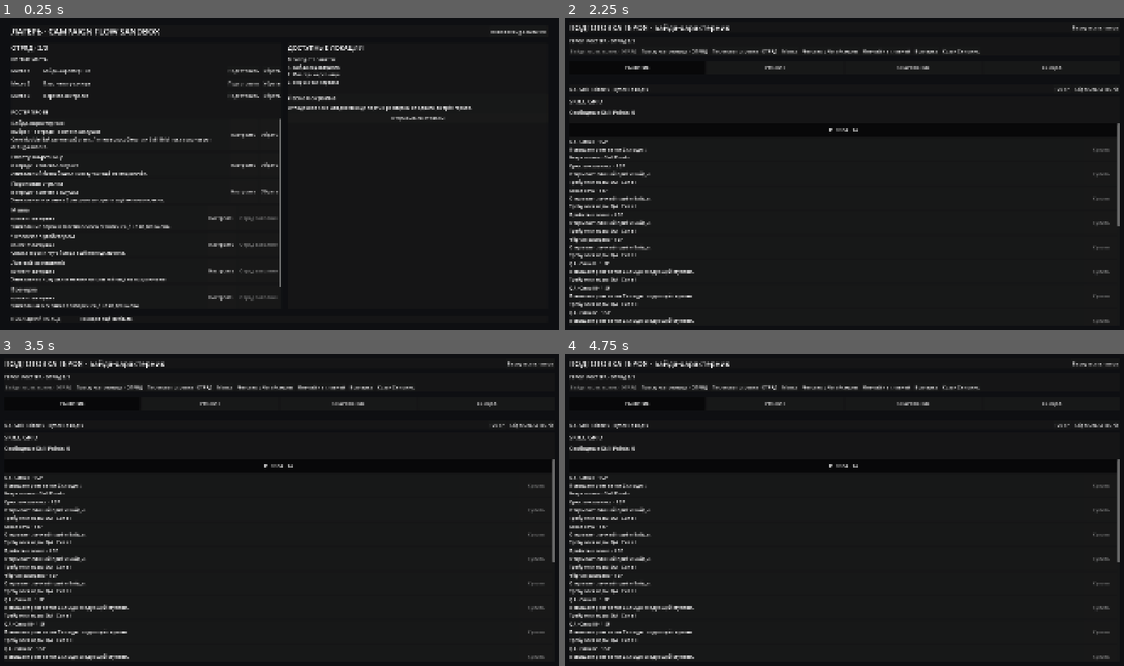
Above: before the commit, frames 1-4 (two rows, left to right).
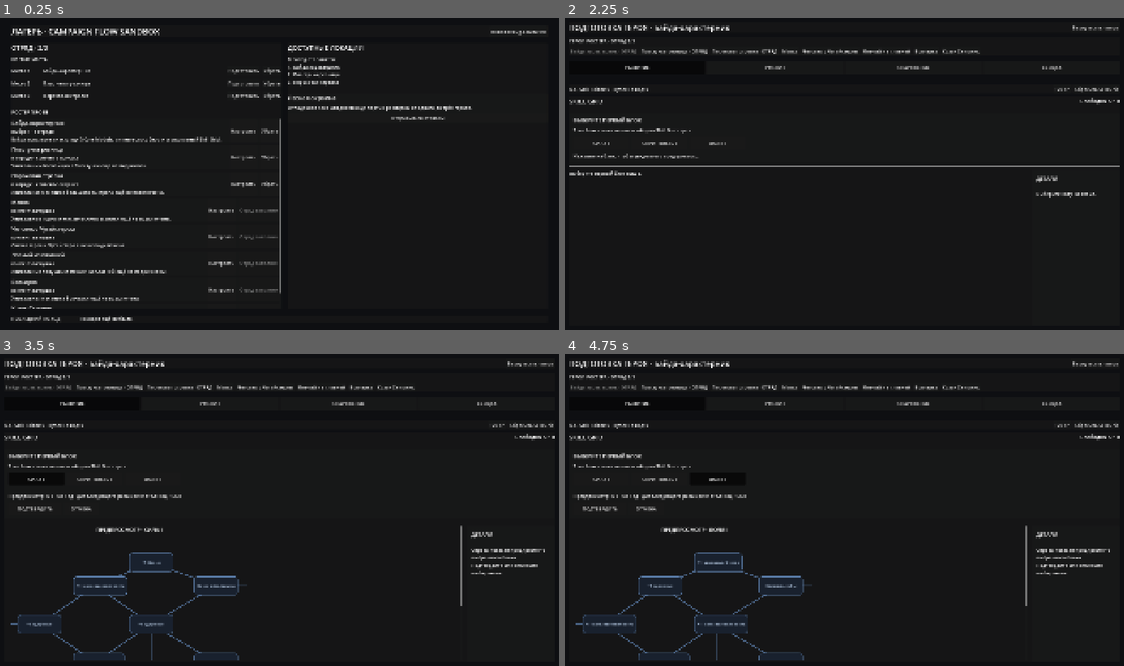
Above: after the commit, the same moments.

Repository: DanilNikolin/kleynod-steppe-frontier
Game: Godot game, scene res://scenes/campaign/campaign_sandbox.tscn
The game is run twice, just before and just after one commit, with the same random seed, the same clock (stepped at 60 frames per second) and the same inputs.
Inputs (mouse positions are in pixels of both pictures, inside the frame that each line leads up to):
- Up to frame 1 (0.25 s): no input
- Up to frame 2 (2.25 s): click "Новая debug-кампания" at 0.5 s; click "Новая debug-кампания" at 1.25 s; click "Подготовить" at 2 s
- Up to frame 3 (3.5 s): click (33, 478) at 2.75 s, where only the run after the commit has a clickable "СИЛА I"
- Up to frame 4 (4.75 s): click (660, 478) at 3.5 s, where only the run after the commit has a clickable "СПРИТНОСТЬ I"; click (715, 478) at 4.25 s, where only the run after the commit has a clickable "ВОЛЯ I"

The runs differ from the first frame. In frame 1, 5.2% of the frame differs, in the area x 1-51%, y 35-94%; in frame 2, 4.0%; in frame 3, 5.3%; in frame 4, 5.4%, in the area x 0-100%, y 25-99%.

Commit message:
feat(skill_grid): add modular block attachment flow

Diff:
--- a/content/campaign/debug/debug_campaign_definition.tres
+++ b/content/campaign/debug/debug_campaign_definition.tres
@@ -25,8 +25,8 @@
 script = ExtResource("2_hero_state")
 hero_definition = ExtResource("11_bayda")
 progression_state = ExtResource("19_bayda_progression")
-is_placeholder_content = true
-roster_note = "Core Module Байды уже работает. Личные способности и Skill Grid пока используют debug-контент."
+is_placeholder_content = false
+roster_note = "Байда использует настоящий Core Module, личные способности и модульный Skill Grid."
 
 [sub_resource type="Resource" id="HeroPlastunka"]
 script = ExtResource("2_hero_state")
--- a/content/heroes/bayda/bayda_hero.tres
+++ b/content/heroes/bayda/bayda_hero.tres
@@ -4,7 +4,7 @@
 [ext_resource type="Script" path="res://core/battle/abilities/ability_definition.gd" id="2_ability"]
 [ext_resource type="Resource" path="res://content/combatants/heroes/bayda/bayda_base_combatant.tres" id="3_combatant"]
 [ext_resource type="Resource" path="res://content/heroes/bayda/bayda_core_module.tres" id="4_core"]
-[ext_resource type="Resource" path="res://content/skill_grids/heroes/bayda/bayda_skill_grid_debug.tres" id="5_grid"]
+[ext_resource type="Resource" path="res://content/skill_grids/heroes/bayda/bayda_skill_grid.tres" id="5_grid"]
 [ext_resource type="Resource" path="res://content/abilities/heroes/bayda/bayda_blood_payment.tres" id="8_blood_payment"]
 [ext_resource type="Resource" path="res://content/abilities/heroes/bayda/bayda_gallows_hook.tres" id="9_gallows_hook"]
 [ext_resource type="Resource" path="res://content/abilities/heroes/bayda/bayda_grit_teeth.tres" id="10_grit_teeth"]
@@ -24,7 +24,7 @@
 script = ExtResource("1_hero")
 hero_id = &"hero_bayda"
 display_name = "Байда-характерник"
-description = "Первый настоящий герой. Core Module реализован, способности и Skill Grid пока используют временный debug-контент."
+description = "Первый настоящий герой. Core Module, личные способности и модульный Skill Grid подключены к campaign progression."
 base_combatant_definition = ExtResource("3_combatant")
 core_module = ExtResource("4_core")
 skill_grid = ExtResource("5_grid")
--- /dev/null
+++ b/core/heroes/skill_grid/skill_grid_block_attachment_result.gd
@@ -0,0 +1,8 @@
+class_name SkillGridBlockAttachmentResult
+extends RefCounted
+
+
+var is_successful: bool = false
+var failure_code: StringName = &""
+
+var block_id: StringName = &""
--- /dev/null
+++ b/core/heroes/skill_grid/skill_grid_block_attachment_service.gd
@@ -0,0 +1,347 @@
+class_name SkillGridBlockAttachmentService
+extends RefCounted
+
+
+const FAILURE_INVALID_GRID: StringName = (
+	&"invalid_skill_grid"
+)
+
+const FAILURE_INVALID_PROGRESSION: StringName = (
+	&"invalid_progression_state"
+)
+
+const FAILURE_INVALID_ATTACHMENT_HISTORY: StringName = (
+	&"invalid_attachment_history"
+)
+
+const FAILURE_EMPTY_BLOCK_ID: StringName = (
+	&"empty_block_id"
+)
+
+const FAILURE_UNKNOWN_BLOCK: StringName = (
+	&"unknown_block"
+)
+
+const FAILURE_ALREADY_ATTACHED: StringName = (
+	&"block_already_attached"
+)
+
+const FAILURE_PREVIOUS_BLOCK_NOT_READY: StringName = (
+	&"previous_block_not_ready"
+)
+
+const FAILURE_BLOCK_NOT_CANDIDATE: StringName = (
+	&"block_not_attachment_candidate"
+)
+
+
+var block_progress_service := (
+	SkillGridBlockProgressService.new()
+)
+
+
+func get_attachment_candidates(
+	grid: SkillGridDefinition,
+	progression: HeroProgressionState
+) -> Array[SkillGridBlockDefinition]:
+	var result: Array[SkillGridBlockDefinition] = []
+
+	if (
+		grid == null
+		or not grid.is_valid_definition()
+	):
+		return result
+
+	if (
+		progression == null
+		or not progression.is_valid_state()
+	):
+		return result
+
+	if not _has_valid_attachment_history(
+		grid,
+		progression
+	):
+		return result
+
+	if not progression.attached_skill_block_ids.is_empty():
+		var latest_block := get_latest_attached_block(
+			grid,
+			progression
+		)
+
+		if latest_block == null:
+			return result
+
+		if not block_progress_service.is_ready_for_expansion(
+			latest_block,
+			progression
+		):
+			return result
+
+	for branch in _get_standard_branches():
+		var expected_order := _get_next_branch_order(
+			grid,
+			progression,
+			branch
+		)
+
+		var candidate := _get_block_by_branch_order(
+			grid,
+			branch,
+			expected_order
+		)
+
+		if candidate == null:
+			continue
+
+		if progression.attached_skill_block_ids.has(
+			candidate.block_id
+		):
+			continue
+
+		result.append(
+			candidate
+		)
+
+	return result
+
+
+func can_attach(
+	grid: SkillGridDefinition,
+	progression: HeroProgressionState,
+	block_id: StringName
+) -> bool:
+	return get_attachment_result(
+		grid,
+		progression,
+		block_id
+	).is_successful
+
+
+func get_attachment_result(
+	grid: SkillGridDefinition,
+	progression: HeroProgressionState,
+	block_id: StringName
+) -> SkillGridBlockAttachmentResult:
+	var result := SkillGridBlockAttachmentResult.new()
+
+	result.block_id = block_id
+
+	if (
+		grid == null
+		or not grid.is_valid_definition()
+	):
+		result.failure_code = FAILURE_INVALID_GRID
+		return result
+
+	if (
+		progression == null
+		or not progression.is_valid_state()
+	):
+		result.failure_code = FAILURE_INVALID_PROGRESSION
+		return result
+
+	if not _has_valid_attachment_history(
+		grid,
+		progression
+	):
+		result.failure_code = (
+			FAILURE_INVALID_ATTACHMENT_HISTORY
+		)
+
+		return result
+
+	if block_id == &"":
+		result.failure_code = FAILURE_EMPTY_BLOCK_ID
+		return result
+
+	var block := grid.get_block_definition(
+		block_id
+	)
+
+	if block == null:
+		result.failure_code = FAILURE_UNKNOWN_BLOCK
+		return result
+
+	if progression.attached_skill_block_ids.has(
+		block_id
+	):
+		result.failure_code = FAILURE_ALREADY_ATTACHED
+		return result
+
+	if not progression.attached_skill_block_ids.is_empty():
+		var latest_block := get_latest_attached_block(
+			grid,
+			progression
+		)
+
+		if (
+			latest_block == null
+			or not block_progress_service
+				.is_ready_for_expansion(
+					latest_block,
+					progression
+				)
+		):
+			result.failure_code = (
+				FAILURE_PREVIOUS_BLOCK_NOT_READY
+			)
+
+			return result
+
+	for candidate in get_attachment_candidates(
+		grid,
+		progression
+	):
+		if candidate.block_id != block_id:
+			continue
+
+		result.is_successful = true
+		return result
+
+	result.failure_code = FAILURE_BLOCK_NOT_CANDIDATE
+	return result
+
+
+func attach(
+	grid: SkillGridDefinition,
+	progression: HeroProgressionState,
+	block_id: StringName
+) -> SkillGridBlockAttachmentResult:
+	var result := get_attachment_result(
+		grid,
+		progression,
+		block_id
+	)
+
+	if not result.is_successful:
+		return result
+
+	progression.attached_skill_block_ids.append(
+		block_id
+	)
+
+	return result
+
+
+func get_latest_attached_block(
+	grid: SkillGridDefinition,
+	progression: HeroProgressionState
+) -> SkillGridBlockDefinition:
+	if (
+		grid == null
+		or progression == null
+		or progression
+			.attached_skill_block_ids
+			.is_empty()
+	):
+		return null
+
+	var latest_block_id := (
+		progression.attached_skill_block_ids[
+			progression.attached_skill_block_ids.size() - 1
+		]
+	)
+
+	return grid.get_block_definition(
+		latest_block_id
+	)
+
+
+func _get_standard_branches() -> Array[int]:
+	var result: Array[int] = [
+		SkillGridNodeDefinition.Branch.STRENGTH,
+		SkillGridNodeDefinition.Branch.AGILITY,
+		SkillGridNodeDefinition.Branch.SPIRIT,
+	]
+
+	return result
+
+
+func _get_next_branch_order(
+	grid: SkillGridDefinition,
+	progression: HeroProgressionState,
+	branch: int
+) -> int:
+	var highest_attached_order := 0
+
+	for block_id in (
+		progression.attached_skill_block_ids
+	):
+		var block := grid.get_block_definition(
+			block_id
+		)
+
+		if (
+			block == null
+			or block.branch != branch
+		):
+			continue
+
+		highest_attached_order = maxi(
+			highest_attached_order,
+			block.branch_order
+		)
+
+	return highest_attached_order + 1
+
+
+func _get_block_by_branch_order(
+	grid: SkillGridDefinition,
+	branch: int,
+	branch_order: int
+) -> SkillGridBlockDefinition:
+	for block in grid.blocks:
+		if block == null:
+			continue
+
+		if (
+			block.branch == branch
+			and block.branch_order == branch_order
+		):
+			return block
+
+	return null
+
+
+func _has_valid_attachment_history(
+	grid: SkillGridDefinition,
+	progression: HeroProgressionState
+) -> bool:
+	var last_order_by_branch: Dictionary = {}
+
+	for block_id in (
+		progression.attached_skill_block_ids
+	):
+		var block := grid.get_block_definition(
+			block_id
+		)
+
+		if block == null:
+			return false
+
+		if (
+			block.branch
+			== SkillGridNodeDefinition.Branch.NONE
+		):
+			return false
+
+		var previous_order := int(
+			last_order_by_branch.get(
+				block.branch,
+				0
+			)
+		)
+
+		if (
+			block.branch_order
+			!= previous_order + 1
+		):
+			return false
+
+		last_order_by_branch[
+			block.branch
+		] = block.branch_order
+
+	return true
--- a/presentation/campaign/hero_preparation/hero_skill_grid_block_view.gd
+++ b/presentation/campaign/hero_preparation/hero_skill_grid_block_view.gd
@@ -16,7 +16,12 @@
 	SkillGridBlockProgressService.new()
 )
 
+var attachment_service := (
+	SkillGridBlockAttachmentService.new()
+)
+
 var selected_node_id: StringName = &""
+var preview_block_id: StringName = &""
 
 
 func bind(
@@ -62,15 +67,36 @@
 
 		return
 
+	var candidates := (
+		attachment_service
+			.get_attachment_candidates(
+				hero_definition.skill_grid,
+				progression
+			)
+	)
+
+	_normalize_preview_block_id(
+		candidates
+	)
+
 	add_child(
 		_create_header()
 	)
 
-	var separator := HSeparator.new()
-
 	add_child(
-		separator
-	)
+		HSeparator.new()
+	)
+
+	if not candidates.is_empty():
+		add_child(
+			_create_attachment_picker(
+				candidates
+			)
+		)
+
+		add_child(
+			HSeparator.new()
+		)
 
 	var body := HBoxContainer.new()
 
@@ -92,7 +118,9 @@
 	)
 
 	body.add_child(
-		_create_graph_area()
+		_create_graph_area(
+			candidates
+		)
 	)
 
 	body.add_child(
@@ -144,7 +172,229 @@
 	return row
 
 
-func _create_graph_area() -> Control:
+func _create_attachment_picker(
+	candidates: Array[SkillGridBlockDefinition]
+) -> Control:
+	var panel := PanelContainer.new()
+
+	var margin := MarginContainer.new()
+
+	margin.add_theme_constant_override(
+		"margin_left",
+		14
+	)
+
+	margin.add_theme_constant_override(
+		"margin_top",
+		12
+	)
+
+	margin.add_theme_constant_override(
+		"margin_right",
+		14
+	)
+
+	margin.add_theme_constant_override(
+		"margin_bottom",
+		12
+	)
+
+	panel.add_child(
+		margin
+	)
+
+	var content := VBoxContainer.new()
+
+	content.add_theme_constant_override(
+		"separation",
+		10
+	)
+
+	margin.add_child(
+		content
+	)
+
+	var title := Label.new()
+
+	if progression.attached_skill_block_ids.is_empty():
+		title.text = "ВЫБЕРИТЕ ПЕРВЫЙ БЛОК"
+
+	else:
+		title.text = "ВЫБЕРИТЕ СЛЕДУЮЩИЙ БЛОК"
+
+	title.add_theme_font_size_override(
+		"font_size",
+		18
+	)
+
+	content.add_child(
+		title
+	)
+
+	var description := Label.new()
+
+	if progression.attached_skill_block_ids.is_empty():
+		description.text = (
+			"Этот блок станет началом общего "
+			+"Skill Grid героя."
+		)
+
+	else:
+		description.text = (
+			"Последний блок готов к расширению. "
+			+"Выберите, куда продолжить развитие."
+		)
+
+	description.autowrap_mode = (
+		TextServer.AUTOWRAP_WORD_SMART
+	)
+
+	content.add_child(
+		description
+	)
+
+	var candidate_row := HBoxContainer.new()
+
+	candidate_row.add_theme_constant_override(
+		"separation",
+		8
+	)
+
+	content.add_child(
+		candidate_row
+	)
+
+	for block in candidates:
+		if block == null:
+			continue
+
+		var button := Button.new()
+
+		button.text = block.display_name
+
+		button.custom_minimum_size = Vector2(
+			190.0,
+			44.0
+		)
+
+		button.toggle_mode = true
+
+		button.set_pressed_no_signal(
+			block.block_id == preview_block_id
+		)
+
+		button.pressed.connect(
+			_on_attachment_preview_pressed.bind(
+				block.block_id
+			)
+		)
+
+		candidate_row.add_child(
+			button
+		)
+
+	if preview_block_id == &"":
+		var hint := Label.new()
+
+		hint.text = (
+			"Нажмите на блок, чтобы увидеть "
+			+"его предпросмотр."
+		)
+
+		content.add_child(
+			hint
+		)
+
+		return panel
+
+	var preview_block := (
+		hero_definition
+			.skill_grid
+			.get_block_definition(
+				preview_block_id
+			)
+	)
+
+	if preview_block == null:
+		return panel
+
+	var selection_separator := HSeparator.new()
+
+	content.add_child(
+		selection_separator
+	)
+
+	var selection_info := Label.new()
+
+	selection_info.text = (
+		"Предпросмотр: %s · %d нод · "
+		+"для следующего расширения: %d нод + EXIT"
+		% [
+			preview_block.display_name,
+			preview_block.node_ids.size(),
+			preview_block.minimum_purchased_nodes,
+		]
+	)
+
+	selection_info.autowrap_mode = (
+		TextServer.AUTOWRAP_WORD_SMART
+	)
+
+	content.add_child(
+		selection_info
+	)
+
+	var actions := HBoxContainer.new()
+
+	actions.add_theme_constant_override(
+		"separation",
+		8
+	)
+
+	content.add_child(
+		actions
+	)
+
+	var confirm_button := Button.new()
+
+	confirm_button.text = "ПОДТВЕРДИТЬ"
+
+	confirm_button.custom_minimum_size = Vector2(
+		180.0,
+		44.0
+	)
+
+	confirm_button.pressed.connect(
+		_on_attachment_confirm_pressed
+	)
+
+	actions.add_child(
+		confirm_button
+	)
+
+	var cancel_button := Button.new()
+
+	cancel_button.text = "ОТМЕНА"
+
+	cancel_button.custom_minimum_size = Vector2(
+		120.0,
+		44.0
+	)
+
+	cancel_button.pressed.connect(
+		_on_attachment_cancel_pressed
+	)
+
+	actions.add_child(
+		cancel_button
+	)
+
+	return panel
+
+
+func _create_graph_area(
+	candidates: Array[SkillGridBlockDefinition]
+) -> Control:
 	var scroll := ScrollContainer.new()
 
 	scroll.size_flags_horizontal = (
@@ -184,18 +434,45 @@
 
 		blocks_row.add_child(
 			_create_block_column(
-				block
+				block,
+				false
 			)
 		)
 
 		attached_block_count += 1
 
-	if attached_block_count == 0:
+	if preview_block_id != &"":
+		var preview_block := (
+			hero_definition
+				.skill_grid
+				.get_block_definition(
+					preview_block_id
+				)
+		)
+
+		if preview_block != null:
+			blocks_row.add_child(
+				_create_block_column(
+					preview_block,
+					true
+				)
+			)
+
+	if (
+		attached_block_count == 0
+		and preview_block_id == &""
+	):
 		var empty_label := Label.new()
 
-		empty_label.text = (
-			"Нет присоединённых блоков Skill Grid."
-		)
+		if candidates.is_empty():
+			empty_label.text = (
+				"Нет доступных блоков Skill Grid."
+			)
+
+		else:
+			empty_label.text = (
+				"Выберите первый блок выше."
+			)
 
 		blocks_row.add_child(
 			empty_label
@@ -205,7 +482,8 @@
 
 
 func _create_block_column(
-	block: SkillGridBlockDefinition
+	block: SkillGridBlockDefinition,
+	is_preview: bool = false
 ) -> Control:
 	var column := VBoxContainer.new()
 
@@ -214,22 +492,29 @@
 		8
 	)
 
-	var purchased_count := (
-		_get_purchased_count_for_block(
-			block
-		)
-	)
-
 	var title := Label.new()
 
-	title.text = (
-		"%s · %d/%d нод"
-		% [
-			block.display_name,
-			purchased_count,
-			block.node_ids.size(),
-		]
-	)
+	if is_preview:
+		title.text = (
+			"ПРЕДПРОСМОТР · %s"
+			% block.display_name
+		)
+
+	else:
+		var purchased_count := (
+			_get_purchased_count_for_block(
+				block
+			)
+		)
+
+		title.text = (
+			"%s · %d/%d нод"
+			% [
+				block.display_name,
+				purchased_count,
+				block.node_ids.size(),
+			]
+		)
 
 	title.horizontal_alignment = (
 		HORIZONTAL_ALIGNMENT_CENTER
@@ -244,27 +529,30 @@
 		title
 	)
 
-	column.add_child(
-		_create_block_progress_label(
-			block
-		)
-	)
+	if not is_preview:
+		column.add_child(
+			_create_block_progress_label(
+				block
+			)
+		)
 
 	var graph := SkillGridGraphView.new()
 
 	graph.bind(
 		hero_definition.skill_grid,
 		block,
-		progression
-	)
-
-	graph.set_selected_node_id(
-		selected_node_id
-	)
-
-	graph.node_selected.connect(
-		_on_node_selected
-	)
+		progression,
+		is_preview
+	)
+
+	if not is_preview:
+		graph.set_selected_node_id(
+			selected_node_id
+		)
+
+		graph.node_selected.connect(
+			_on_node_selected
+		)
 
 	column.add_child(
 		graph
@@ -428,9 +716,17 @@
 	if selected_node_id == &"":
 		var hint := Label.new()
 
-		hint.text = (
-			"Выберите ноду на схеме."
-		)
+		if preview_block_id != &"":
+			hint.text = (
+				"Справа показан предпросмотр "
+				+"выбранного блока. Подтвердите "
+				+"или отмените выбор выше."
+			)
+
+		else:
+			hint.text = (
+				"Выберите ноду на схеме."
+			)
 
 		hint.autowrap_mode = (
 			TextServer.AUTOWRAP_WORD_SMART
@@ -617,6 +913,74 @@
 	)
 
 
+func _normalize_preview_block_id(
+	candidates: Array[SkillGridBlockDefinition]
+) -> void:
+	if preview_block_id == &"":
+		return
+
+	if _contains_candidate(
+		candidates,
+		preview_block_id
+	):
+		return
+
+	preview_block_id = &""
+
+
+func _contains_candidate(
+	candidates: Array[SkillGridBlockDefinition],
+	block_id: StringName
+) -> bool:
+	for candidate in candidates:
+		if (
+			candidate != null
+			and candidate.block_id == block_id
+		):
+			return true
+
+	return false
+
+
+func _on_attachment_preview_pressed(
+	block_id: StringName
+) -> void:
+	preview_block_id = block_id
+	selected_node_id = &""
+
+	_rebuild_interface()
+
+
+func _on_attachment_cancel_pressed() -> void:
+	preview_block_id = &""
+
+	_rebuild_interface()
+
+
+func _on_attachment_confirm_pressed() -> void:
+	if preview_block_id == &"":
+		return
+
+	var result := attachment_service.attach(
+		hero_definition.skill_grid,
+		progression,
+		preview_block_id
+	)
+
+	if not result.is_successful:
+		push_warning(
+			"Skill Grid block attachment failed: %s"
+			% result.failure_code
+		)
+
+		return
+
+	preview_block_id = &""
+	selected_node_id = &""
+
+	state_changed.emit()
+
+
 func _on_node_selected(
 	node_id: StringName
 ) -> void:
--- a/presentation/campaign/hero_preparation/skill_grid_graph_view.gd
+++ b/presentation/campaign/hero_preparation/skill_grid_graph_view.gd
@@ -18,6 +18,7 @@
 const STATE_PURCHASED: StringName = &"purchased"
 const STATE_AVAILABLE: StringName = &"available"
 const STATE_LOCKED: StringName = &"locked"
+const STATE_PREVIEW: StringName = &"preview"
 
 
 var grid: SkillGridDefinition
@@ -25,6 +26,7 @@
 var progression: HeroProgressionState
 
 var selected_node_id: StringName = &""
+var preview_mode: bool = false
 
 var purchase_service := (
 	SkillGridPurchaseService.new()
@@ -34,11 +36,13 @@
 func bind(
 	p_grid: SkillGridDefinition,
 	p_block: SkillGridBlockDefinition,
-	p_progression: HeroProgressionState
+	p_progression: HeroProgressionState,
+	p_preview_mode: bool = false
 ) -> void:
 	grid = p_grid
 	block = p_block
 	progression = p_progression
+	preview_mode = p_preview_mode
 
 	custom_minimum_size = MINIMUM_CANVAS_SIZE
 
@@ -108,6 +112,11 @@
 	button.focus_mode = (
 		Control.FOCUS_ALL
 	)
+
+	button.disabled = preview_mode
+
+	if preview_mode:
+		button.focus_mode = Control.FOCUS_NONE
 
 	button.pressed.connect(
 		_on_node_button_pressed.bind(
@@ -202,12 +211,37 @@
 				1.0
 			)
 
+		STATE_PREVIEW:
+			background_color = Color(
+				0.10,
+				0.13,
+				0.18,
+				1.0
+			)
+
+			border_color = Color(
+				0.35,
+				0.48,
+				0.65,
+				1.0
+			)
+
+			font_color = Color(
+				0.72,
+				0.80,
+				0.90,
+				1.0
+			)
+
 		STATE_LOCKED:
 			pass
 
 	var border_width := 2
 
-	if node.node_id == selected_node_id:
+	if (
+		not preview_mode
+		and node.node_id == selected_node_id
+	):
 		border_color = Color(
 			0.92,
 			0.92,
@@ -261,6 +295,11 @@
 		normal_style
 	)
 
+	button.add_theme_stylebox_override(
+		"disabled",
+		normal_style
+	)
+
 	button.add_theme_color_override(
 		"font_color",
 		font_color
@@ -273,6 +312,11 @@
 
 	button.add_theme_color_override(
 		"font_pressed_color",
+		font_color
+	)
+
+	button.add_theme_color_override(
+		"font_disabled_color",
 		font_color
 	)
 
@@ -314,6 +358,9 @@
 func _get_node_state(
 	node: SkillGridNodeDefinition
 ) -> StringName:
+	if preview_mode:
+		return STATE_PREVIEW
+
 	if (
 		progression != null
 		and progression.purchased_node_ids.has(
@@ -458,6 +505,14 @@
 	parent_id: StringName,
 	child_id: StringName
 ) -> Color:
+	if preview_mode:
+		return Color(
+			0.35,
+			0.48,
+			0.65,
+			0.75
+		)
+
 	if progression.purchased_node_ids.has(
 		child_id
 	):
@@ -489,6 +544,14 @@
 func _get_entry_path_color(
 	entry_node: SkillGridNodeDefinition
 ) -> Color:
+	if preview_mode:
+		return Color(
+			0.35,
+			0.48,
+			0.65,
+			0.75
+		)
+
 	if progression.purchased_node_ids.has(
 		entry_node.node_id
 	):
@@ -522,6 +585,14 @@
 func _get_exit_path_color(
 	exit_node: SkillGridNodeDefinition
 ) -> Color:
+	if preview_mode:
+		return Color(
+			0.35,
+			0.48,
+			0.65,
+			0.75
+		)
+
 	if progression.purchased_node_ids.has(
 		exit_node.node_id
 	):
@@ -543,6 +614,9 @@
 func _on_node_button_pressed(
 	node_id: StringName
 ) -> void:
+	if preview_mode:
+		return
+
 	node_selected.emit(
 		node_id
 	)
Not shown, added: core/heroes/skill_grid/skill_grid_block_attachment_result.gd.uid
Not shown, added: core/heroes/skill_grid/skill_grid_block_attachment_service.gd.uid
